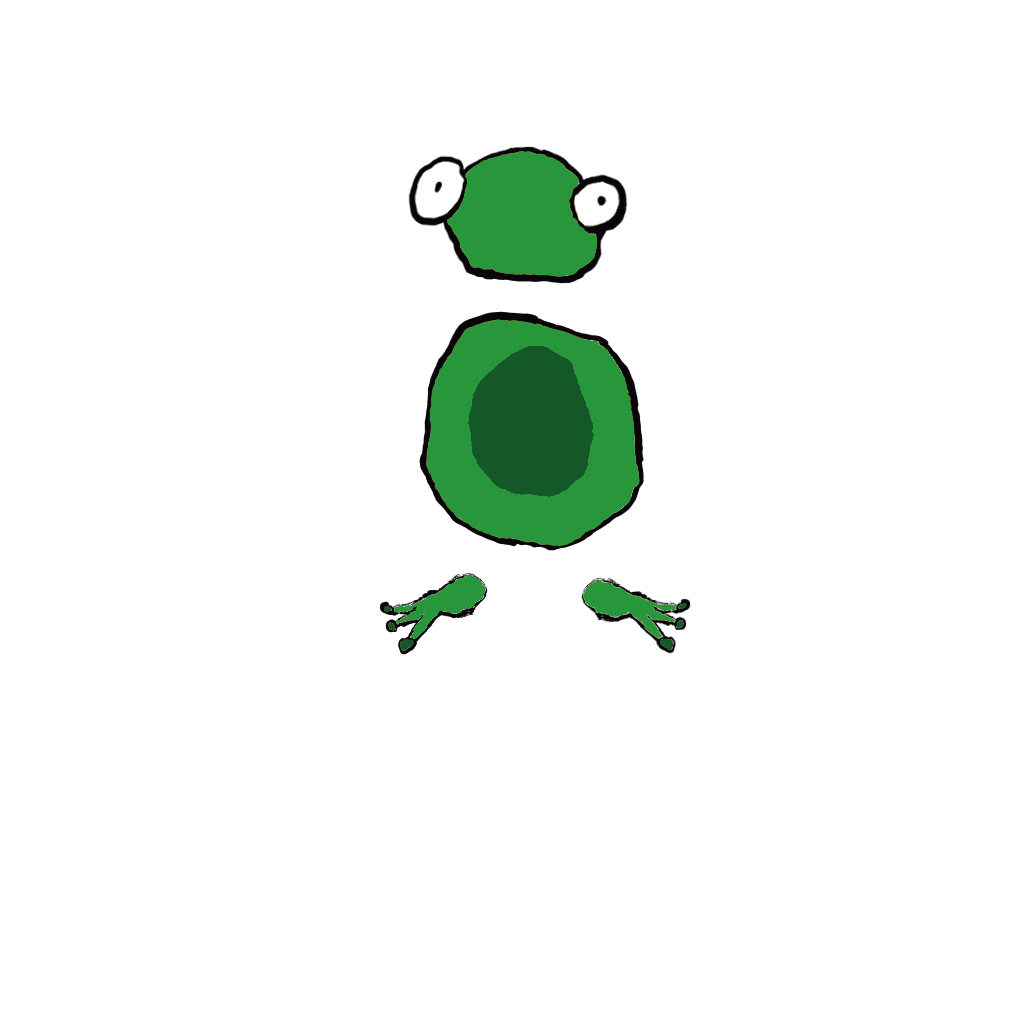
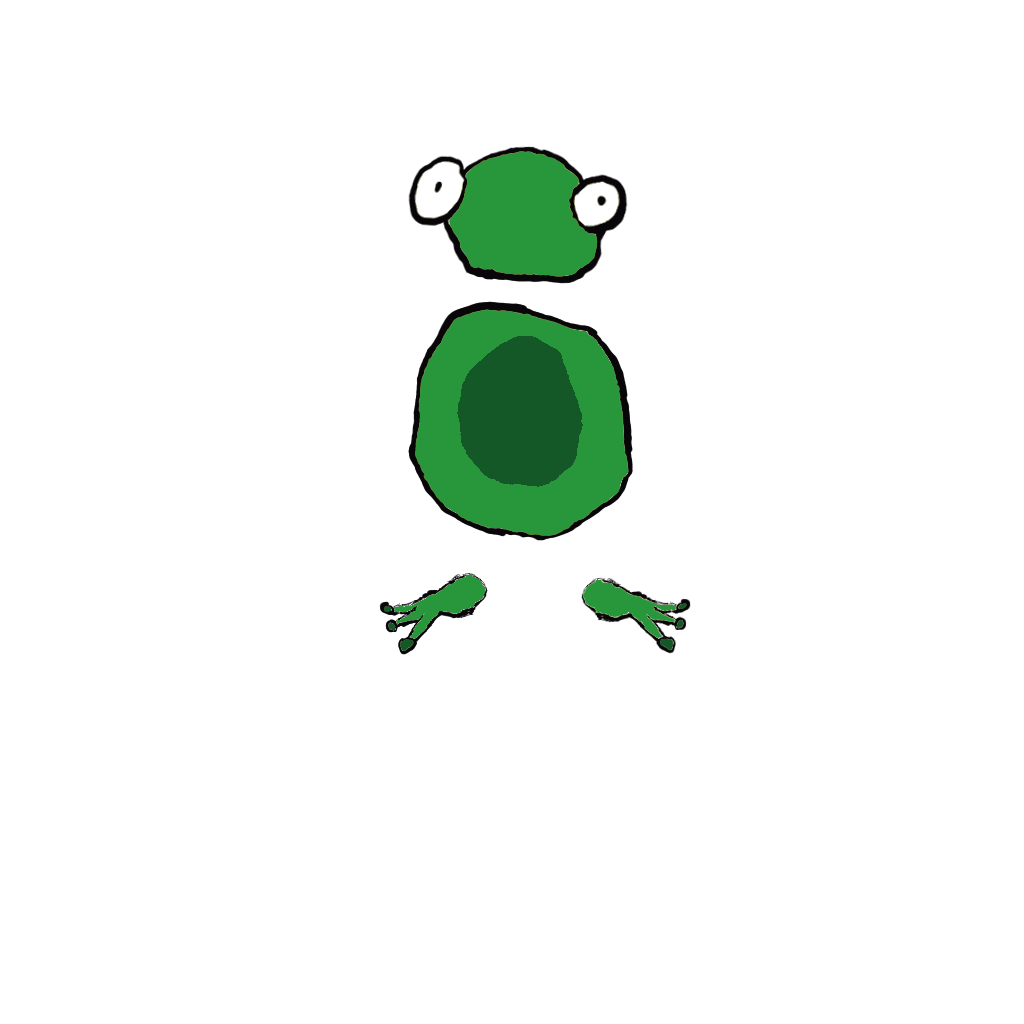
Layer changes from the first (1024, 1024) image to the second:
painted on "Body" over left=408, top=218, right=662, bottom=639
painted on "Head" over left=408, top=218, right=662, bottom=639